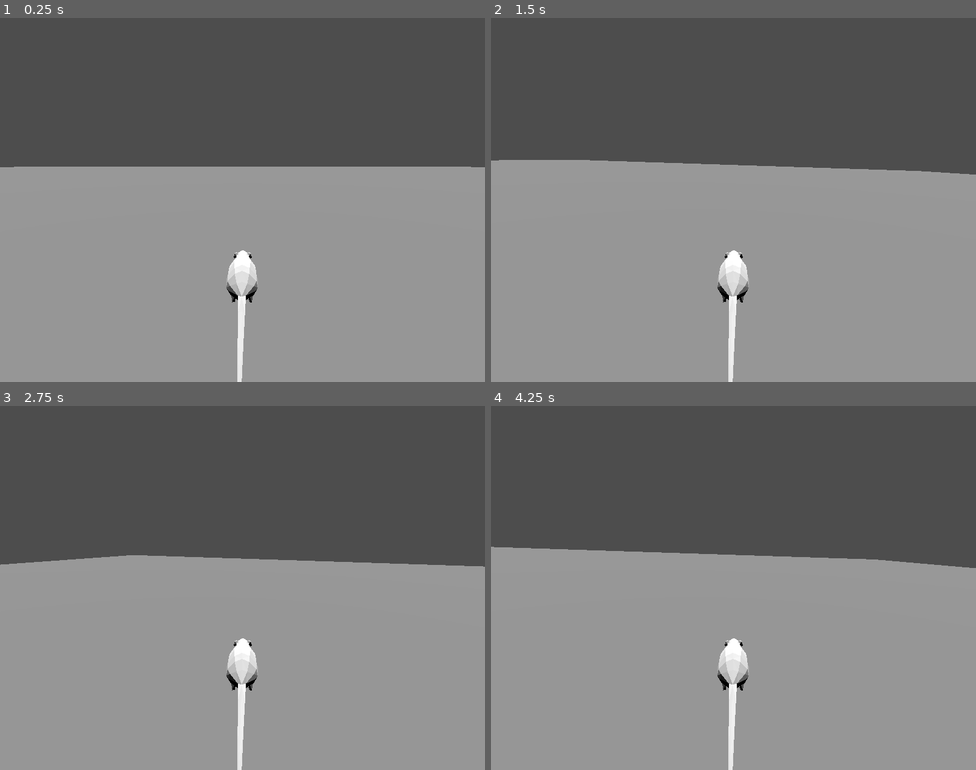
Above: before the commit, frames 1-4 (two rows, left to right).
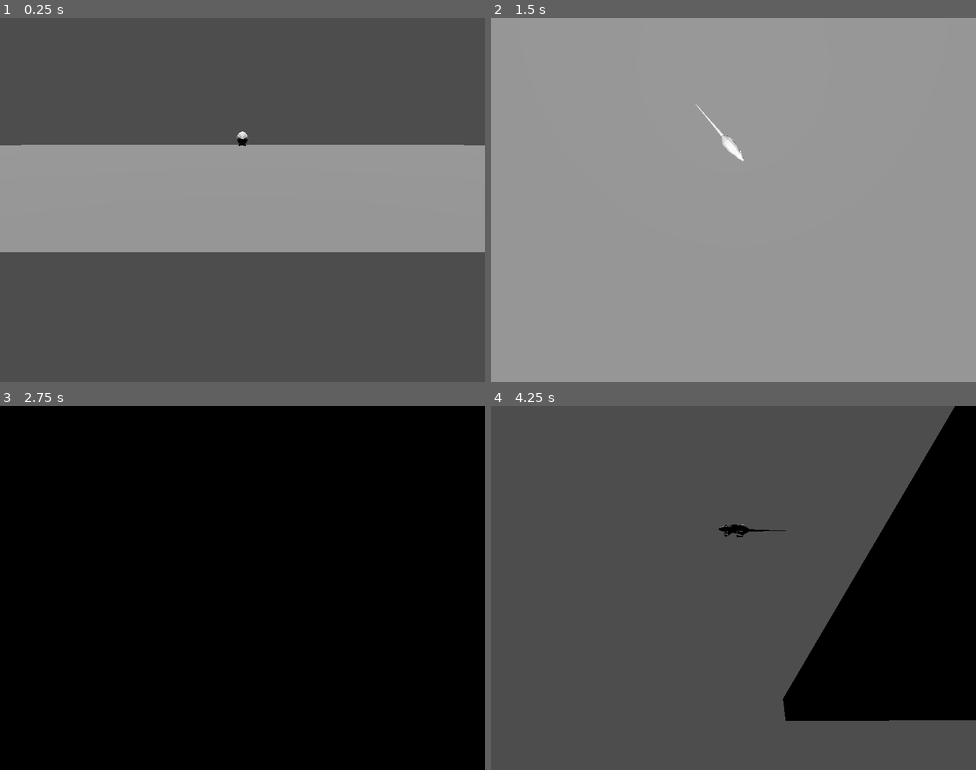
Above: after the commit, the same moments.

Repository: veralece/botr
Game: Godot game, scene res://main.tscn
The game is run twice, just before and just after one commit, with the same random seed, the same clock (stepped at 60 frames per second) and the same inputs.
Inputs (mouse positions are in pixels of both pictures, inside the frame that each line leads up to):
- Up to frame 1 (0.25 s): no input
- Up to frame 2 (1.5 s): tap Enter at 0.5 s; move the mouse to (840, 181) at 0.52 s; hold D (move_right) 0.53-1.28 s; hold Space (jump) 0.53-1.28 s; move the mouse to (636, 218) at 1.27 s; hold S (move_backward) from 1.28 s (still down); tap Space (jump) at 1.35 s
- Up to frame 3 (2.75 s): tap Space (jump) at 1.52, 1.82 s; move the mouse to (291, 507) at 2.02 s; release S (move_backward) at 2.03 s; hold D (move_right) from 2.03 s (still down); hold Space (jump) from 2.03 s (still down)
- Up to frame 4 (4.25 s): move the mouse to (709, 660) at 2.77 s; release D (move_right) at 2.78 s; release Space (jump) at 2.78 s; hold W (move_forward) 2.78-3.53 s; tap Space (jump) at 2.85, 3.02, 3.32 s; move the mouse to (879, 642) at 3.52 s; hold A (move_left) from 3.53 s (still down); hold Space (jump) from 3.53 s (still down)

The runs differ from the first frame. In frame 1, 42% of the frame differs, in the area x 0-100%, y 31-100%; in frame 2, 41%; in frame 3, 100%, in the area x 0-100%, y 0-100%; in frame 4, 65%.

Commit message:
rat can walk and waddle!

Diff:
--- a/main.tscn
+++ b/main.tscn
@@ -8,9 +8,17 @@
 [sub_resource type="BoxMesh" id="BoxMesh_dfr8s"]
 size = Vector3(60, 3, 60)
 
+[sub_resource type="CylinderMesh" id="CylinderMesh_d82uc"]
+
+[sub_resource type="StandardMaterial3D" id="StandardMaterial3D_s4rid"]
+albedo_color = Color(0.047356, 0.661013, 0.689527, 1)
+
+[sub_resource type="StandardMaterial3D" id="StandardMaterial3D_a5jq2"]
+albedo_color = Color(0.952751, 0.669594, 0.960338, 1)
+
 [node name="Main" type="Node"]
 
-[node name="Ground" type="Area3D" parent="."]
+[node name="Ground" type="StaticBody3D" parent="."]
 transform = Transform3D(1, 0, 0, 0, 1, 0, 0, 0, 1, 0, -1.5, 0)
 collision_mask = 0
 
@@ -24,3 +32,26 @@
 transform = Transform3D(1, 0, 0, 0, -4.37114e-08, 1, 0, -1, -4.37114e-08, 0, 18.0097, 0)
 
 [node name="Player" parent="." instance=ExtResource("1_s7hun")]
+transform = Transform3D(-4.37114e-08, 0, -1, 0, 1, 0, 1, 0, -4.37114e-08, 0, 0, 0)
+
+[node name="Node3D" type="Node3D" parent="."]
+
+[node name="Z Cylinder" type="MeshInstance3D" parent="Node3D"]
+transform = Transform3D(1, 0, 0, 0, 1, 0, 0, 0, 1, 0, 0, -28.5715)
+mesh = SubResource("CylinderMesh_d82uc")
+surface_material_override/0 = SubResource("StandardMaterial3D_s4rid")
+
+[node name="Z Cylinder2" type="MeshInstance3D" parent="Node3D"]
+transform = Transform3D(1, 0, 0, 0, 1, 0, 0, 0, 1, 0, 0, 27.9546)
+mesh = SubResource("CylinderMesh_d82uc")
+surface_material_override/0 = SubResource("StandardMaterial3D_s4rid")
+
+[node name="X Cylinder" type="MeshInstance3D" parent="Node3D"]
+transform = Transform3D(1, 0, 0, 0, 1, 0, 0, 0, 1, 28.0612, 0, -0.0215168)
+mesh = SubResource("CylinderMesh_d82uc")
+surface_material_override/0 = SubResource("StandardMaterial3D_a5jq2")
+
+[node name="X Cylinder2" type="MeshInstance3D" parent="Node3D"]
+transform = Transform3D(1, 0, 0, 0, 1, 0, 0, 0, 1, -28.3962, 0, -0.0215168)
+mesh = SubResource("CylinderMesh_d82uc")
+surface_material_override/0 = SubResource("StandardMaterial3D_a5jq2")
--- /dev/null
+++ b/player/SpringArm3D.gd
@@ -0,0 +1,15 @@
+extends SpringArm3D
+
+@export var mouse_sensitivity = 0.05
+
+func _ready():
+	set_as_top_level(true)
+	Input.set_mouse_mode(Input.MOUSE_MODE_CAPTURED)
+
+func _unhandled_input(event):
+	if event is InputEventMouseMotion:
+		rotation.x -= event.relative.y * mouse_sensitivity
+		rotation.x = clamp(rotation.x, -90.0, 30.0)
+
+		rotation.y -= event.relative.x * mouse_sensitivity
+		rotation.y = wrapf(rotation.y, 0.0, 360.0)
--- a/player/player.gd
+++ b/player/player.gd
@@ -4,31 +4,28 @@
 @export var jump_impulse = 20.0
 @export var gravity = 75.0
 @export var bounce_impulse = 16.0
-
+@export var rotation_speed = 5.0
 func _physics_process(delta):
 	var direction = Vector3.ZERO
 
-	if Input.is_action_pressed("move_right"):
-		direction.x += 1
-	if Input.is_action_pressed("move_left"):
-		direction.x -= 1
-
-	if Input.is_action_pressed("move_forward"):
-		direction.z -= 1
-	if Input.is_action_pressed("move_backward"):
-		direction.z += 1
-
-	if Input.is_action_pressed("jump") && is_on_floor():
-		velocity.y += jump_impulse
+	direction.x = Input.get_action_strength("move_right") - Input.get_action_strength("move_left")
+	direction.z = Input.get_action_strength("move_backward") - Input.get_action_strength("move_forward")
+	var is_jumping = Input.is_action_just_pressed("jump") && is_on_floor()
 
 	#check to see if direction was modified on this frame, then normalize it.
 	if direction != Vector3.ZERO:
-		direction = direction.normalized()
-		%Rat.look_at(position + direction, Vector3.UP)
+		direction = direction.rotated(Vector3.UP, %SpringArm3D.rotation.y).normalized()
 
 	velocity.x = direction.x * speed
 	velocity.z = direction.z * speed
-	#velocity.y -= gravity * delta
+	velocity.y -= gravity * delta
+
+	if is_jumping:
+		velocity.y += jump_impulse
+
+	if velocity.length() > 1.25:
+		var look_direction = Vector2(velocity.z, velocity.x)
+		%Rat.rotation.y = lerp_angle(%Rat.rotation.y, look_direction.angle(), delta * rotation_speed)
 
 	if (abs(velocity.x) > 1.0 || abs(velocity.z) > 1.0) && is_on_floor():
 		%Rat.play_walk()
@@ -36,3 +33,6 @@
 		%Rat.stop_walk()
 
 	move_and_slide()
+
+func _process(_delta):
+	%SpringArm3D.position = position
--- a/player/player.tscn
+++ b/player/player.tscn
@@ -1,26 +1,32 @@
-[gd_scene load_steps=4 format=3 uid="uid://cjxndy4gmqwmx"]
+[gd_scene load_steps=5 format=3 uid="uid://cjxndy4gmqwmx"]
 
 [ext_resource type="Script" path="res://player/player.gd" id="1_0dy7u"]
 [ext_resource type="PackedScene" uid="uid://i23juntwp7q2" path="res://rat/rat.tscn" id="1_c48mg"]
+[ext_resource type="Script" path="res://player/SpringArm3D.gd" id="3_amkxc"]
 
-[sub_resource type="SphereShape3D" id="SphereShape3D_kibu7"]
-radius = 0.15
+[sub_resource type="CapsuleShape3D" id="CapsuleShape3D_d5ake"]
+radius = 0.315936
+height = 0.631873
 
 [node name="Player" type="CharacterBody3D"]
-transform = Transform3D(1, 0, 0, 0, 1, 0, 0, 0, 1, 0, -0.033, 0)
 collision_layer = 2
 script = ExtResource("1_0dy7u")
 
 [node name="Rat" parent="." instance=ExtResource("1_c48mg")]
 unique_name_in_owner = true
-transform = Transform3D(-4.37114e-08, 0, 1, 0, 1, 0, -1, 0, -4.37114e-08, 0, 0.0323407, 0)
+transform = Transform3D(-4.37114e-08, 0, 1, 0, 1, 0, -1, 0, -4.37114e-08, 0, 0, 0)
 
-[node name="CameraPivot" type="Node3D" parent="Rat"]
-transform = Transform3D(-4.37114e-08, 0, -1, 0, 1, 0, 1, 0, -4.37114e-08, 0, -0.0323407, 0)
+[node name="SpringArm3D" type="SpringArm3D" parent="Rat"]
+unique_name_in_owner = true
+transform = Transform3D(-4.37114e-08, 0.00748739, -0.999972, 0, 0.999972, 0.00748739, 1, 3.27284e-10, -4.37102e-08, 0, 0, 0)
+spring_length = 5.0
+margin = 0.2
+script = ExtResource("3_amkxc")
 
-[node name="Camera3D" type="Camera3D" parent="Rat/CameraPivot"]
-transform = Transform3D(1, 0, 0, 0, 0.985512, 0.169608, 0, -0.169608, 0.985512, -1.19209e-07, 1.03614, 1.71167)
+[node name="Camera3D" type="Camera3D" parent="Rat/SpringArm3D"]
+transform = Transform3D(1, 0, 0, 0, 0.975757, 0.218859, 0, -0.218859, 0.975757, 1.19209e-07, 1.26409, 3.12497)
+current = true
 
-[node name="CollisionShape3D" type="CollisionShape3D" parent="."]
-transform = Transform3D(1, 0, 0, 0, 1, 0, 0, 0, 1, 0, 0.2, 0)
-shape = SubResource("SphereShape3D_kibu7")
+[node name="Collider" type="CollisionShape3D" parent="."]
+transform = Transform3D(1, 3.36806e-05, -0.000942827, -2.71083e-05, 0.999976, 0.00697007, 0.000943039, -0.00697005, 0.999975, 0, 0.331416, 0)
+shape = SubResource("CapsuleShape3D_d5ake")
--- a/rat/rat.tscn
+++ b/rat/rat.tscn
@@ -66,6 +66,8 @@
 }
 
 [node name="Pivot" type="Node3D" parent="."]
+unique_name_in_owner = true
 transform = Transform3D(1, 0, 0, 0, 1, 0, 0, 0, 1, 0, -0.0564218, 0)
 
 [node name="Rat Boy" parent="Pivot" instance=ExtResource("1_1r8ia")]
+transform = Transform3D(1, 0, 0, 0, 1, 0, 0, 0, 1, 0, 0.0108734, 0)
Not shown: 1 places in main.tscn that only renumber resources
